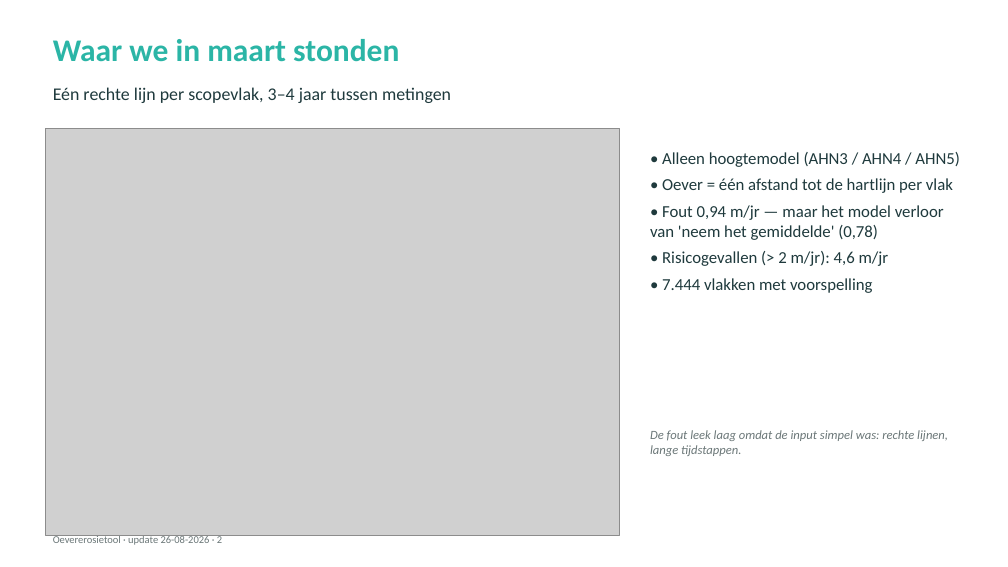
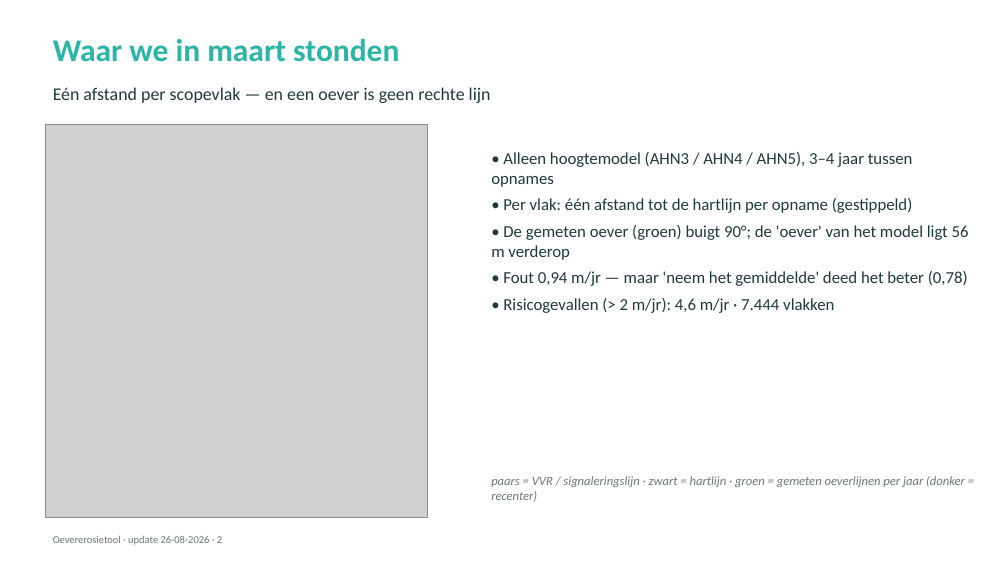
Before and after one commit to HAL24K/wocu-oevererosie, a slide deck: slide 2 of docs/presentations/20260826_update.pptx. Drawn at 1008x567 pixels with LibreOffice and Linux fonts; fonts in the diff are those of the drawing; grey boxes stand for pictures. Boxes give left, top, right and bottom in pixels: in the first picture for what was removed or moved away, otherwise in the second. Text is boxed around its words. In the diff, an @@ line names an element or a change of style, - is before the commit and + after.

```diff
--- a/docs/presentations/20260826_update.pptx
+++ b/docs/presentations/20260826_update.pptx
@@ text at <box>53,87,491,103</box>: text changed @@
-Eén rechte lijn per scopevlak, 3–4 jaar tussen metingen
+Eén afstand per scopevlak — en een oever is geen rechte lijn
@@ picture: place and size @@
-picture at <box>45,129,620,535</box>
+picture at <box>45,125,427,518</box>
@@ text at <box>491,152,969,313</box>: text changed @@
-• Alleen hoogtemodel (AHN3 / AHN4 / AHN5)
-• Oever = één afstand tot de hartlijn per vlak
-• Fout 0,94 m/jr — maar het model verloor van 'neem het gemiddelde' (0,78)
-• Risicogevallen (> 2 m/jr): 4,6 m/jr
-• 7.444 vlakken met voorspelling
+• Alleen hoogtemodel (AHN3 / AHN4 / AHN5), 3–4 jaar tussen opnames
+• Per vlak: één afstand tot de hartlijn per opname (gestippeld)
+• De gemeten oever (groen) buigt 90°; de 'oever' van het model ligt 56 m verderop
+• Fout 0,94 m/jr — maar 'neem het gemiddelde' deed het beter (0,78)
+• Risicogevallen (> 2 m/jr): 4,6 m/jr · 7.444 vlakken
@@ text at <box>491,476,965,502</box>: text changed @@
-De fout leek laag omdat de input simpel was: rechte lijnen, lange tijdstappen.
+paars = VVR / signaleringslijn · zwart = hartlijn · groen = gemeten oeverlijnen per jaar (donker = recenter)
```
Also in this commit, not shown: 7 other slides changed, 4 slides added, 4 slides removed, 17 other files.
